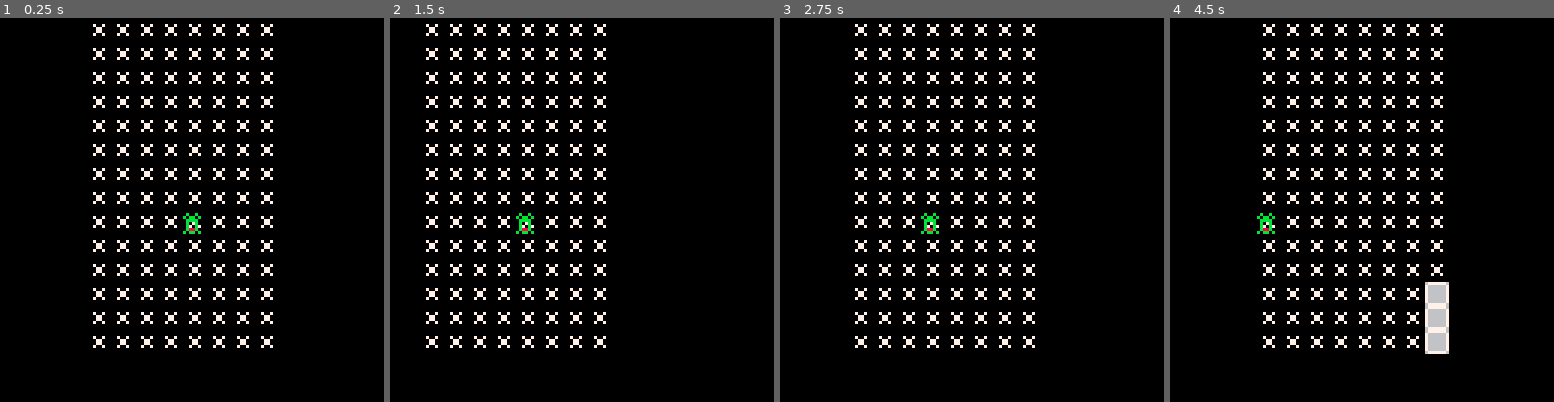
Above: before the commit, frames 1-4 (left to right).
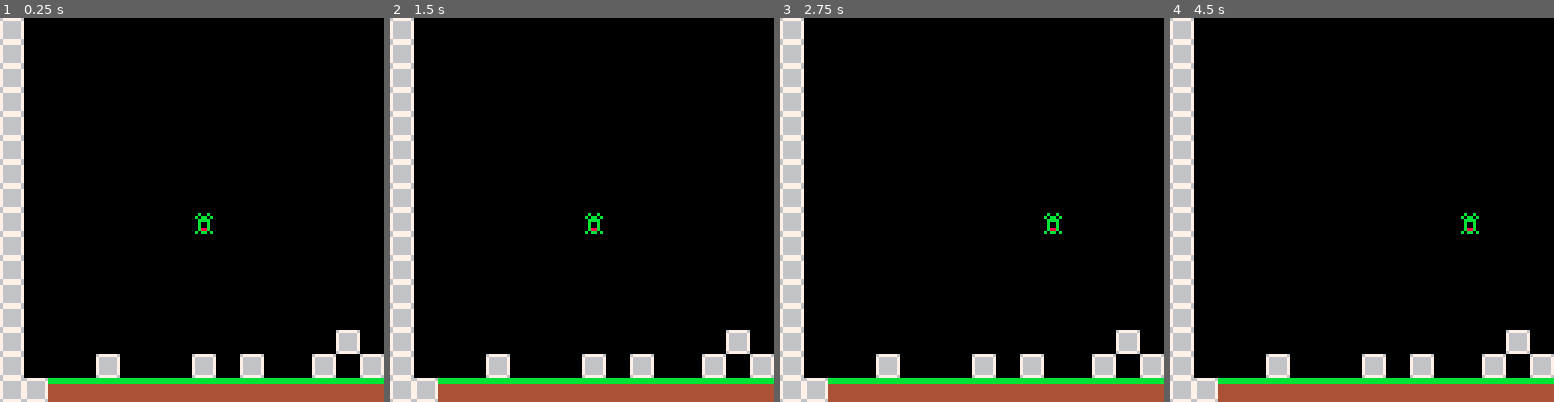
Above: after the commit, the same moments.

Repository: ruby-yacht/sietch-8
Game: PICO-8 cartridge levelgen.p8
Same seed, same stepped clock (60 frames per second), same inputs: the game is played once before the commit and once after it.
Inputs:
- Up to frame 1 (0.25 s): no input
- Up to frame 2 (1.5 s): no input
- Up to frame 3 (2.75 s): hold Right 1.6-2.1 s; hold Right from 2.47 s (still down)
- Up to frame 4 (4.5 s): release Right at 3.03 s; hold Left 3.08-3.58 s; hold Right from 4.02 s (still down)

The runs differ from the first frame. In frame 1, 20% of the frame differs, in the area x 0-100%, y 0-100%; in frame 2, 20%; in frame 3, 20%; in frame 4, 21%.

Commit message:
LevelGen2 can slice the map.

Diff:
--- a/levelgen.p8
+++ b/levelgen.p8
@@ -1,7 +1,7 @@
 pico-8 cartridge // http://www.pico-8.com
 version 42
 __lua__
-#include levelgen.lua
+#include levelgen2.lua
 __gfx__
 0000000000000000bbbbbbbb44444444677777760000000000000000000000000000000000000000000000000000000000000000000000000000000000000000
 0000000000b00b00bbbbbbbb44444444766666670000000000000000000000000000000000000000000000000000000000000000000000000000000000000000
@@ -12,20 +12,20 @@
 0000000000b88b004444444444444444766666670000000000000000000000000000000000000000000000000000000000000000000000000000000000000000
 000000000b0bb0b04444444444444444677777760000000000000000000000000000000000000000000000000000000000000000000000000000000000000000
 __map__
-0400000000000000000000000000000000000000000000000000000000000000000400000000000000000000000000000000000000000000000000000000000000000000000000000000000000000000000000000000000000000000000000000000000000000000000000000000000000000000000000000000000000000000
-0400000000000000000000000000000000000000000000000000000000000000000400000000000000000000000000000000000000000000000000000000000000000000000000000000000000000000000000000000000000000000000000000000000000000000000000000000000000000000000000000000000000000000
-0400000000000000000000000000000000000000000000000000000000000000000400000000000000000000000000000000000000000000000000000000000000000000000000000000000000000000000000000000000000000000000000000000000000000000000000000000000000000000000000000000000000000000
-0400000000000000000000000000000000000000000000000000000000000000000400000000000000000000000000000000000000000000000000000000000000000000000000000000000000000000000000000000000000000000000000000000000000000000000000000000000000000000000000000000000000000000
-0400000000000000000000000000000000000000000000000000000000000000000400000000000000000000000000000000000000000000000000000000000000000000000000000000000000000000000000000000000000000000000000000000000000000000000000000000000000000000000000000000000000000000
-0400000000000000000000000000000000000000000000000000000000000000000400000000000000000000000000000000000000000000000000000000000000000000000000000000000000000000000000000000000000000000000000000000000000000000000000000000000000000000000000000000000000000000
-0400000000000000000000000000000000000000000000000000000000000000000400000000000000000000000000000000000000000000000000000000000000000000000000000000000000000000000000000000000000000000000000000000000000000000000000000000000000000000000000000000000000000000
-0400000000000000000000000000000000000000000000000000000000000000000400000000000000000000000000000000000000000000000000000000000000000000000000000000000000000000000000000000000000000000000000000000000000000000000000000000000000000000000000000000000000000000
-0400000000000000000000000000000000000000000000000000000000000000000400000000000000000000000000000000000000000000000000000000000000000000000000000000000000000000000000000000000000000000000000000000000000000000000000000000000000000000000000000000000000000000
-0400000000000000000000000000000000000000000000000000000000000000000400000000000000000000000000000000000000000000000000000000000000000000000000000000000000000000000000000000000000000000000000000000000000000000000000000000000000000000000000000000000000000000
-0400000000000000000000000000000000000000000000000000000000000000000400000000000000000000000000000000000000000000000000000000000000000000000000000000000000000000000000000000000000000000000000000000000000000000000000000000000000000000000000000000000000000000
-0400000000000000000000000000000000000000000000000000000000000000000400000000000000000000000000000000000000000000000000000000000000000000000000000000000000000000000000000000000000000000000000000000000000000000000000000000000000000000000000000000000000000000
-0400000000000000000000000000000000000000000000000000000000000000000400000000000000000000000000000000000000000000000000000000000000000000000000000000000000000000000000000000000000000000000000000000000000000000000000000000000000000000000000000000000000000000
-0400000000000000000000000000000000000000000000000000000000000000000400000000000000000000000000000000000000000000000000000000000000000000000000000000000000000000000000000000000000000000000000000000000000000000000000000000000000000000000000000000000000000000
-0400000000000000000000000000000000000000000000000000000000000000000400000000000000000000000000000000000000000000000000000000000000000000000000000000000000000000000000000000000000000000000000000000000000000000000000000000000000000000000000000000000000000000
-0400000000000000000000000000000000000000000000000000000000000000000400000000000000000000000000000000000000000000000000000000000000000000000000000000000000000000000000000000000000000000000000000000000000000000000000000000000000000000000000000000000000000000
-0404040404040404040404040404040404040404040404040404040404040404040400000000000000000000000000000000000000000000000000000000000000000000000000000000000000000000000000000000000000000000000000000000000000000000000000000000000000000000000000000000000000000000
+0400000000000000000000000000000004000000000000000000000000000000040000000000000000000000000000000400000000000000000000000000000004000000000000000000000000000000040000000000000000000000000000000400000000000000000000000000000004000000000000000000000000000000
+0400000000000000000000000000000004000000000000000000000000000000040000000000000000000000000000000400000000000000000000000000000004000000000000000000000000000000040000000000000000000000000000000400000000000000000000000000000004000000000000000000000000000000
+0400000000000000000000000000000004000000000000000000000000000000040000000000000000000000000000000400000000000000000000000000000004000000000000000000000000000000040000000000000000000000000000000400000000000000000000000000000004000000000000000000000000000000
+0400000000000000000000000000000004000000000000000000000000000000040000000000000000000000000000000400000000000000000000000000000004000000000000000000000000000000040000000000000000000000000000000400000000000000000000000000000004000000000000000000000000000000
+0400000000000000000000000000000004000000000000000000000000000000040000000000000000000000000000000400000000000000000000000000000004000000000000000000000000000000040000000000000000000000000000000400000000000000000000000000000004000000000000000000000000000000
+0400000000000000000000000000000004000000000000000000000000000000040000000000000000000000000000000400000000000000000000000000000004000000000000000000000000000000040000000000000000000000000000000400000000000000000000000000000004000000000000000000000000000000
+0400000000000000000000000000000004000000000000000000000000000000040000000000000000000000000000000400000000000000000000000000000004000000000000000000000000000000040000000000000000000000000000000400000000000000000000000000000004000000000000000000000000000000
+0400000000000000000000000000000004000000000000000000000000000000040000000000000000000000000000000400000000000000000000000000000004000000000000000000000000000000040000000000000400000000000000000400000000000000000000000000000004040000000004000000000000000000
+0400000000000000000000000000000004000000000000000000000000000000040000000000000000000000000000000400000000000000000000000000000004000000000000000000000000000000040000040404040400000000000000000400000000000000000000000000000004000400000400040000000000000000
+0400000000000000000000000000000004000000000000000000000000000000040000000000000000000000000000000400000000000000000000000000000004000000000000000000000000000000040000000000000400000000000000000400000000000000000000000000000004040000000004000000000000000000
+0400000000000000000000000000000004000000000000000000000000000000040000000000000000000000000000000400000000000000000000000000000004000000000000000000000000000000040000000000000000000000000000000400000000000000000000000000000004000000000000000000000000000000
+0400000000000000000000000000000004000000000000000000000000000000040000000000000000000000000000000400040404040000000000000000000004000000000000000000000000000000040000000000000000000000000000000400000004000004000000000000000004000000000000000000000000000000
+0400000000000000000000000400000004000000000000000000000000000000040000000000000000000400000000000400040404040000000000000000000004000000000004000000000000000000040000000000000000000000000000000400000000000000000000000000000004000404040400000000000000000000
+0400000000000000000000000400000004000000000000000000000000000400040000000000000000040400000000000400040404040000000000000000000004000000000004000000000000000000040000000000000000000000000000000400000004000004000000000000000004040000000404000000000000000000
+0400000000000004000000000400000004000000040000000400040000040004040000000000000004040400000000000400040404040000000000000000000004000000000404040000000000000000040000000000000000000000000000000400000000040400000000000000000004040000000000040000000000000000
+0402020202020202020202020202020204040202020202020202020202020202040402020202020202020202020202020404020202020202020202020202020204040202020202020202020202020202040402020202020202020202020202020404020202020202020202020202020204040202020202020202020202020202
+0404040404040404040404040404040404040404040404040404040404040404040404040404040404040404040404040404040404040404040404040404040404040404040404040404040404040404040404040404040404040404040404040404040404040404040404040404040404040404040404040404040404040404
--- /dev/null
+++ b/levelgen2.lua
@@ -0,0 +1,50 @@
+
+
+-- Example player position (replace with actual player logic)
+local player_x = 64
+local player_y = 64
+
+-- Example camera position (replace with actual camera logic)
+local camera_x = 0
+local camera_y = 0
+
+function getNextChunk()
+    local chunkX = flr(rnd(8)) * 16
+    local chunkY = 0
+
+    return {x = chunkX, y = chunkY}
+
+end
+
+local chunk = getNextChunk()
+
+function loadChunksIntoView(camera_x)
+
+    map(chunk.x, chunk.y,0,0,16,16)
+end
+
+function _update()
+    -- Example player movement (replace with actual player movement logic)
+    if btn(0) then  -- left arrow
+        player_x = player_x - 1
+    elseif btn(1) then  -- right arrow
+        player_x = player_x + 1
+    end
+end
+
+function _draw()
+    cls()
+
+    -- Draw background, HUD, etc.
+
+    -- Load and draw chunks within view
+    loadChunksIntoView(camera_x)
+
+    --camera_x = camera_x + .5
+    --camera(camera_x, camera_y)
+
+    -- Draw player (replace with actual player drawing logic)
+    spr(1, player_x, player_y)  -- Player sprite ID
+
+    -- Draw enemies, items, etc.
+end
